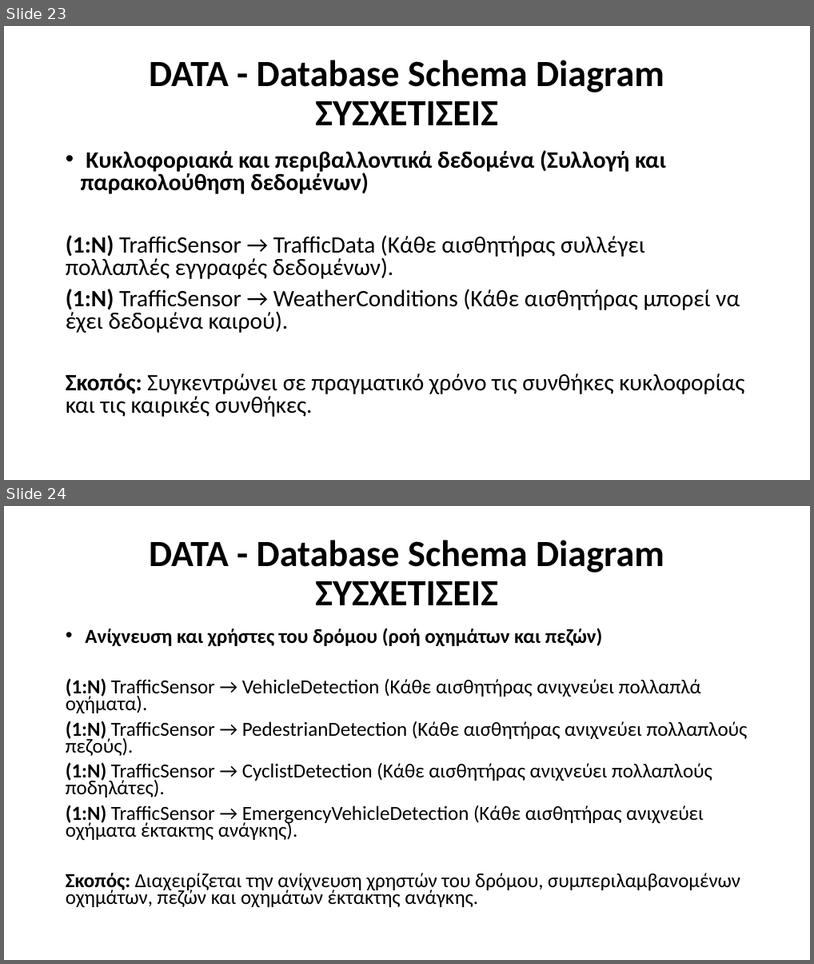
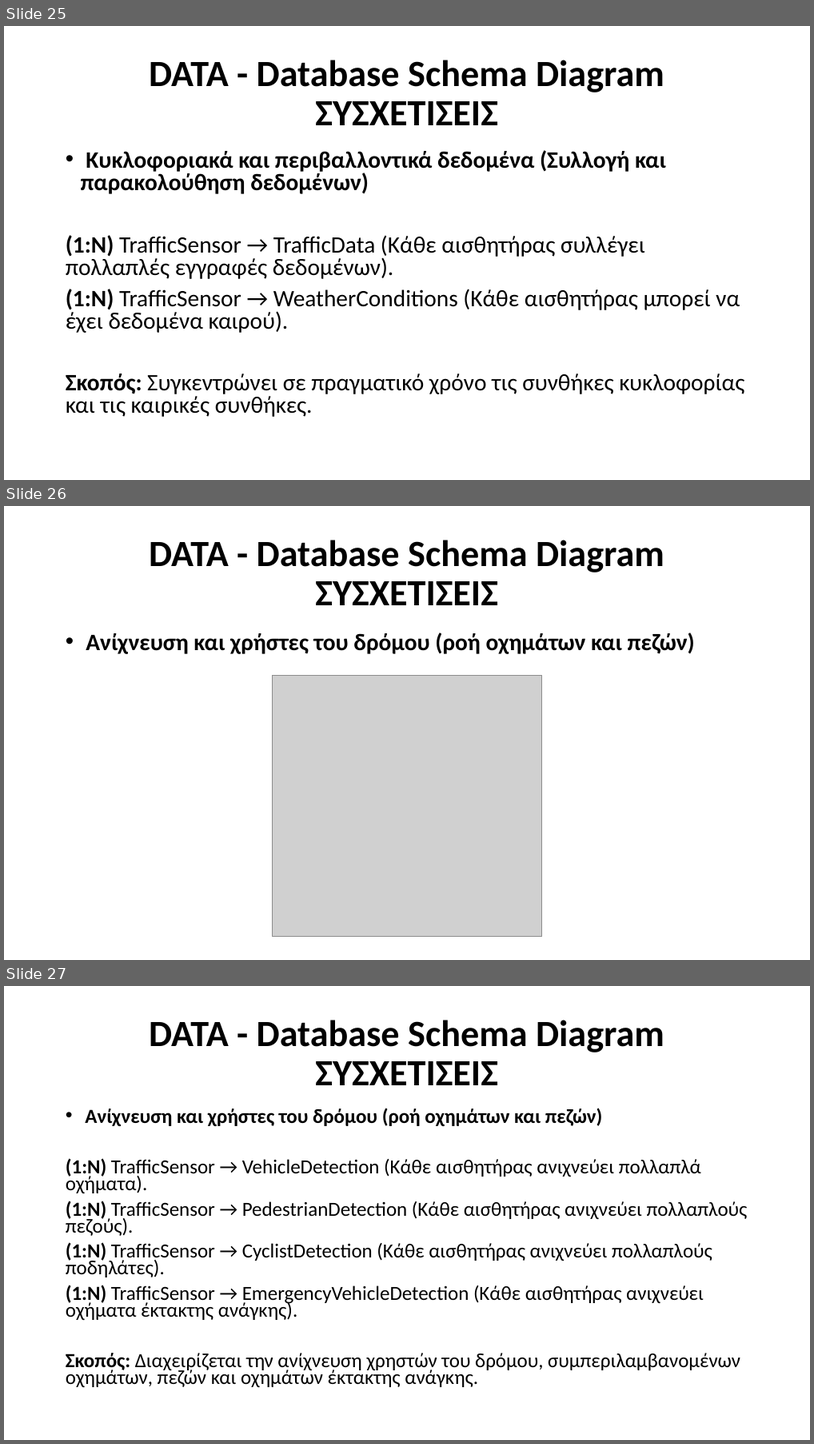
Before and after one commit to Ath21/STL_Drive, a slide deck: Presentation.pptx. Shown one above the other, each under a label of ours: slides 23 and 24 before the commit, slides 25, 26 and 27 after it. The pictures are 814x964 and 814x1444 pixels, drawn with LibreOffice and Linux fonts; fonts in the diff are those of the drawing; grey boxes stand for pictures. Boxes give left, top, right and bottom in pixels: in the first picture for what was removed or moved away, otherwise in the second. Text is boxed around its words. In the diff, an @@ line names an element or a change of style, - is before the commit and + after.

```diff
--- a/Presentation.pptx
+++ b/Presentation.pptx
@@ slide 26 added at (4,506,810,960), background #FFFFFF @@
@@ title added at (149,540,665,605), 44 pt, text #000000, bold @@
+DATA - Database Schema Diagram
+ΣΥΣΧΕΤΙΣΕΙΣ
@@ text added at (86,632,695,654), 28 pt, text #000000, bold @@
+• Ανίχνευση και χρήστες του δρόμου (ροή οχημάτων και πεζών)
@@ picture added at (272,676,542,936) @@
@@ what was slide 23 is now slide 25 @@
@@ what was slide 24 is now slide 27 @@
```
Also in this commit, not shown: 4 slides changed, 4 other slides added, 6 other files.
